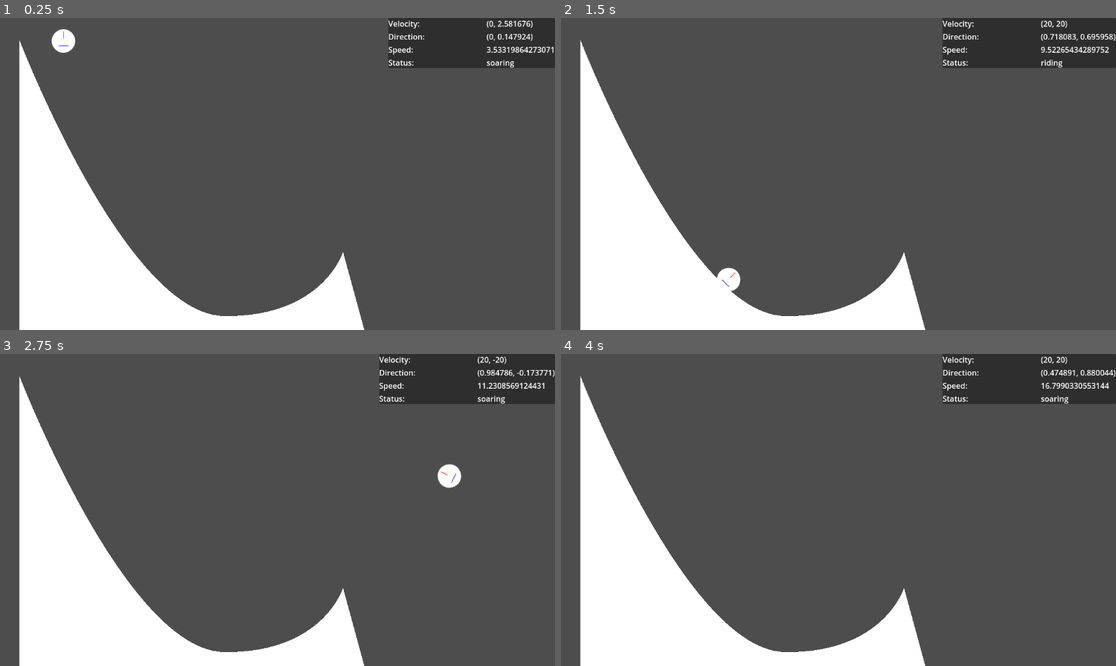
Above: before the commit, frames 1-4 (two rows, left to right).
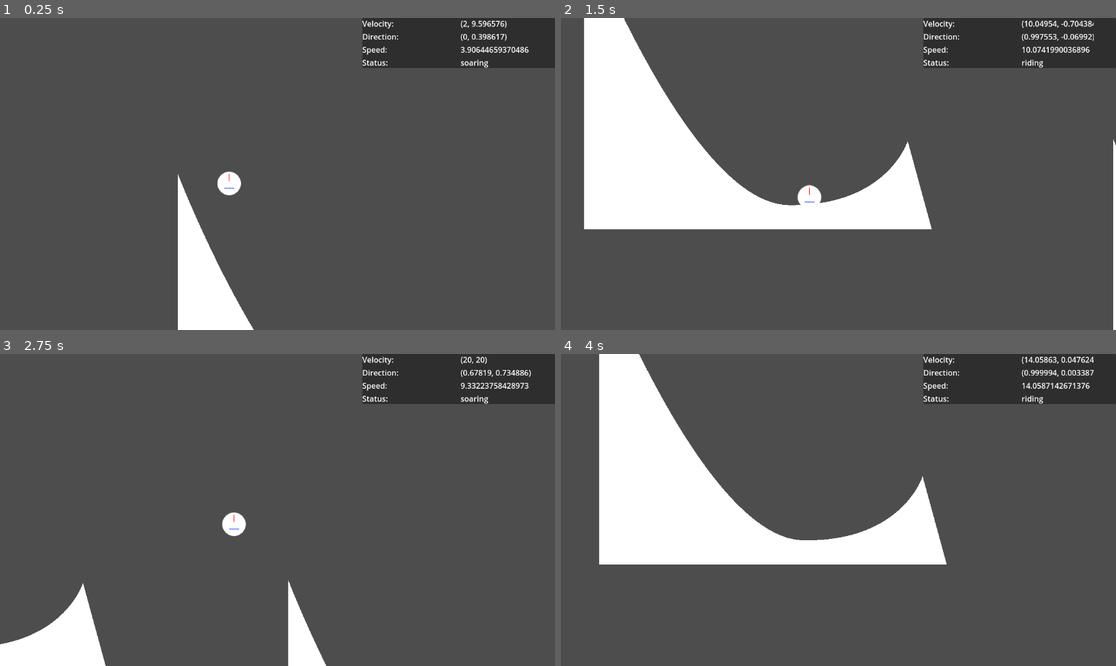
Above: after the commit, the same moments.

Repository: LettucePie/gwj-62-harvest
Game: Godot game, scene res://testing/test_zone.tscn
The game is run twice, just before and just after one commit, with the same random seed, the same clock (stepped at 60 frames per second) and the same inputs.
Inputs:
- Up to frame 1 (0.25 s): no input
- Up to frame 2 (1.5 s): tap Enter (ui_accept) at 0.5, 0.77 s; hold Up (ui_up) 0.53-1.28 s; hold Down (ui_down) from 1.28 s (still down)
- Up to frame 3 (2.75 s): tap Enter (ui_accept) at 1.52 s; release Down (ui_down) at 2.03 s; hold Up (ui_up) from 2.03 s (still down)
- Up to frame 4 (4 s): tap Enter (ui_accept) at 3.02, 3.77 s; release Up (ui_up) at 3.53 s; hold Down (ui_down) from 3.53 s (still down)

The runs differ from the first frame. In frame 1, 20% of the frame differs, in the area x 3-100%, y 0-100%; in frame 2, 26%; in frame 3, 16%; in frame 4, 28%.

Commit message:
More attempts at fixing the soaring arc

Diff:
--- /dev/null
+++ b/gameplay/Camera2D.gd
@@ -0,0 +1,15 @@
+extends Camera2D
+
+var player
+
+# Called when the node enters the scene tree for the first time.
+func _ready():
+	player = get_tree().get_nodes_in_group("player")[0]
+
+
+# Called every frame. 'delta' is the elapsed time since the previous frame.
+func _physics_process(delta):
+	var offset_pos = player.get_position()
+	offset_pos += Vector2(100, -20)
+	self.position = offset_pos
+#	self.position = self.position.lerp(offset_pos, delta)
--- a/gameplay/player_follow.gd
+++ b/gameplay/player_follow.gd
@@ -27,7 +27,6 @@
 
 # Called every frame. 'delta' is the elapsed time since the previous frame.
 func _physics_process(delta):
-	velocity = velocity.lerp(Vector2.ZERO, delta)
 	if ramp_area != null and current_ramp == null:
 		current_ramp = ramp_area.get_parent().close_enough(self)
 	if current_ramp != null and !launched_ramps.has(current_ramp):
@@ -37,6 +36,7 @@
 			print("Reassigned Parent")
 			progress = landing_progress
 			$Sprite2D.position = Vector2(0, -14.5)
+			print("RAMP: ", current_ramp)
 		riding(delta)
 	else:
 		soaring(delta)
@@ -71,7 +71,8 @@
 	if Input.is_action_pressed("ui_down"):
 		boost = BRAKE_MULTIPLIER
 	progress += (speed * boost)
-	velocity = (velocity + (direction * speed)).clamp(Vector2.ONE * -20.0, Vector2.ONE * 20.0)
+	velocity = direction * speed
+#	velocity = (velocity + (direction * speed)).clamp(Vector2.ONE * -20.0, Vector2.ONE * 20.0)
 	if progress_ratio >= 0.98:
 		launch()
 
@@ -79,18 +80,23 @@
 func launch():
 	launched_ramps.append(current_ramp)
 	current_ramp = null
+	var stage_parent = get_parent().get_parent()
+	get_parent().remove_child(self)
+	stage_parent.add_child(self)
+	$Sprite2D.position = Vector2.ZERO
 
 
 func soaring(deltatime):
 	if status != "soaring":
 		status = "soaring"
-	var speed_percent = speed - SPEED_MIN / SPEED_MAX - SPEED_MIN
-	var down_force_gravity = gravity_damp.sample(speed_percent)
-	var down_direction = direction.lerp(Vector2.DOWN, down_force_gravity)
-	direction = direction.slerp(down_direction, deltatime)
-	var down_force_speed = GRAVITY * speed_damp.sample(speed_percent)
-	speed = clamp(speed + down_force_speed * deltatime, SPEED_MIN, SPEED_MAX)
+	direction = direction.slerp(Vector2.DOWN, deltatime * 2)
+	speed = lerp(speed, GRAVITY, deltatime * 2)
+	velocity.x = clamp(
+		velocity.x - FRICTION ,
+		SPEED_MIN,
+		SPEED_MAX)
 	velocity = (velocity + (direction * speed)).clamp(Vector2.ONE * -20.0, Vector2.ONE * 20.0)
+#	var speed_percent = velocity.x - SPEED_MIN / SPEED_MAX - SPEED_MIN
 	translate(velocity / 2)
 
 
--- a/gameplay/player_follow.tscn
+++ b/gameplay/player_follow.tscn
@@ -15,6 +15,7 @@
 radius = 23.0868
 
 [node name="player_follow" type="PathFollow2D" groups=["player"]]
+rotates = false
 loop = false
 script = ExtResource("1_0i1hn")
 speed_damp = SubResource("Curve_w7oli")
--- a/gameplay/ui/testing_ui.tscn
+++ b/gameplay/ui/testing_ui.tscn
@@ -21,6 +21,7 @@
 grow_horizontal = 0
 
 [node name="VBoxContainer" type="VBoxContainer" parent="Panel"]
+custom_minimum_size = Vector2(400, 0)
 layout_mode = 2
 
 [node name="velocity_container" type="HBoxContainer" parent="Panel/VBoxContainer"]
@@ -32,9 +33,10 @@
 text = "Velocity: "
 
 [node name="velocity" type="Label" parent="Panel/VBoxContainer/velocity_container"]
-custom_minimum_size = Vector2(80, 0)
+custom_minimum_size = Vector2(150, 0)
 layout_mode = 2
 text = "0000"
+clip_text = true
 
 [node name="direction_container" type="HBoxContainer" parent="Panel/VBoxContainer"]
 layout_mode = 2
@@ -45,9 +47,10 @@
 text = "Direction: "
 
 [node name="direction" type="Label" parent="Panel/VBoxContainer/direction_container"]
-custom_minimum_size = Vector2(80, 0)
+custom_minimum_size = Vector2(150, 0)
 layout_mode = 2
 text = "0000"
+clip_text = true
 
 [node name="speed_container" type="HBoxContainer" parent="Panel/VBoxContainer"]
 layout_mode = 2
@@ -58,9 +61,10 @@
 text = "Speed: "
 
 [node name="speed" type="Label" parent="Panel/VBoxContainer/speed_container"]
-custom_minimum_size = Vector2(80, 0)
+custom_minimum_size = Vector2(150, 0)
 layout_mode = 2
 text = "0000"
+clip_text = true
 
 [node name="status_container" type="HBoxContainer" parent="Panel/VBoxContainer"]
 layout_mode = 2
@@ -71,6 +75,7 @@
 text = "Status: "
 
 [node name="status" type="Label" parent="Panel/VBoxContainer/status_container"]
-custom_minimum_size = Vector2(80, 0)
+custom_minimum_size = Vector2(150, 0)
 layout_mode = 2
 text = "0000"
+clip_text = true
--- a/levels/stage_path.tscn
+++ b/levels/stage_path.tscn
@@ -1,7 +1,8 @@
-[gd_scene load_steps=3 format=3 uid="uid://b70d2vbt525p5"]
+[gd_scene load_steps=4 format=3 uid="uid://b70d2vbt525p5"]
 
 [ext_resource type="PackedScene" uid="uid://bqli0ogr3o2of" path="res://gameplay/player_follow.tscn" id="1_3fmwe"]
 [ext_resource type="PackedScene" uid="uid://crfi772r7qvdu" path="res://levels/ramps/ramp_2_path.tscn" id="2_1hcjy"]
+[ext_resource type="Script" path="res://gameplay/Camera2D.gd" id="3_h2qir"]
 
 [node name="stage_path" type="Node2D"]
 
@@ -10,3 +11,9 @@
 
 [node name="path" parent="." instance=ExtResource("2_1hcjy")]
 position = Vector2(40, 43)
+
+[node name="path2" parent="." instance=ExtResource("2_1hcjy")]
+position = Vector2(1138, 478)
+
+[node name="Camera2D" type="Camera2D" parent="."]
+script = ExtResource("3_h2qir")
--- /dev/null
+++ b/testing/direction.gd
@@ -0,0 +1,13 @@
+extends Node2D
+
+var player
+
+# Called when the node enters the scene tree for the first time.
+func _ready():
+	player = get_tree().get_nodes_in_group("player")[0]
+
+
+# Called every frame. 'delta' is the elapsed time since the previous frame.
+func _process(delta):
+	self.position = player.position
+	$Polygon2D.position = player.direction * 2
--- a/testing/test_zone.tscn
+++ b/testing/test_zone.tscn
@@ -5,6 +5,8 @@
 
 [node name="test_zone" type="Node"]
 
-[node name="testing_ui" parent="." instance=ExtResource("1_40yjw")]
+[node name="stage_path" parent="." instance=ExtResource("2_6vty4")]
 
-[node name="stage_path" parent="." instance=ExtResource("2_6vty4")]
+[node name="CanvasLayer" type="CanvasLayer" parent="."]
+
+[node name="testing_ui" parent="CanvasLayer" instance=ExtResource("1_40yjw")]
